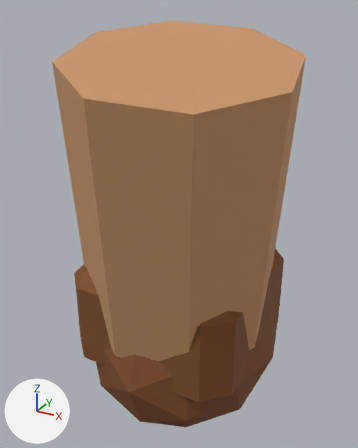
The glTF model assets/models/units/engineer/ForearmLeft.glb as it was, and as the next commit left it.
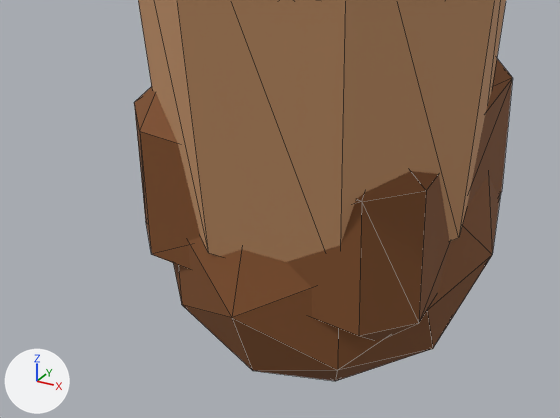
Each version is shown whole from a 50 mm lens placed at (0.147, -0.27, 0.028), pointed at (-0.024, 0.042, -0.128), then close up on the part from 0% to 87% of the width and 48% to 100% of the height. The axes (+X, +Y, +Z) are drawn at lower left. The lights are the same throughout. The older version's two pictures come first. The close-ups show mesh edges as thin lines. Vertices at exactly the same position are counted once.

Objects in the first close-up: 'Sculpture'.
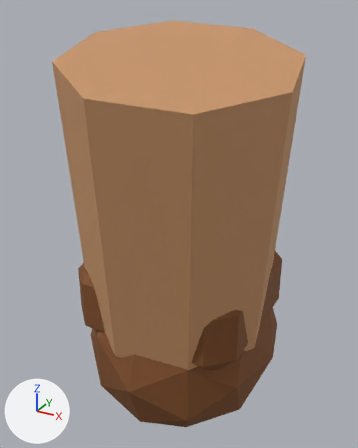
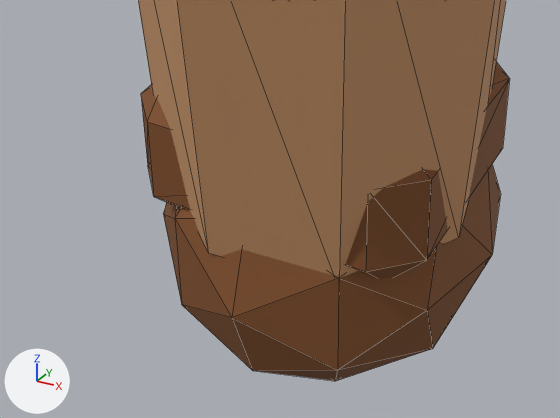
What differs and where, as boxes (x1, y1, x2, y2) in the close-ups (560 x 418 px; the box of a moved part takes in the faces that stretch with it):
'Sculpture', reshaped
    before: (134, 0, 512, 381)
    after: (138, 0, 510, 381)
part 1 of me_sculpture, moved or reshaped
    before: (134, 59, 512, 341)
    after: (141, 62, 510, 279)

What the commit changed:
me_sculpture has 84 vertices, 156 faces and spans x -0.106..0.073, y -0.072..0.145, z -0.313..0.019.
me_sculpture is used by ob_sculpture; location (0.0, 0.0, 0.0).
Before the commit, vertices of me_sculpture: 18 (-0.095, 0.1, -0.232), 19 (-0.077, 0.118, -0.232), 20 (-0.077, 0.1, -0.25), 21 (-0.077, -0.022, -0.168) at pixel (139, 131), 22 (-0.077, -0.004, -0.15).
Before the commit, vertices of me_sculpture: 23 (-0.095, -0.004, -0.168) at pixel (134, 102), 24 (0.045, 0.1, -0.168) at pixel (512, 77), 25 (0.027, 0.118, -0.168), 26 (0.027, 0.1, -0.15), 27 (-0.077, 0.118, -0.168).
Before the commit, vertices of me_sculpture: 28 (-0.095, 0.1, -0.168), 29 (-0.077, 0.1, -0.15), 30 (0.027, -0.022, -0.168) at pixel (361, 201), 31 (0.045, -0.004, -0.168) at pixel (426, 190), 32 (0.027, -0.004, -0.15).
Before the commit, vertices of me_sculpture: 33 (0.027, -0.004, -0.25), 34 (0.045, -0.004, -0.232) at pixel (418, 323), 35 (0.027, -0.022, -0.232) at pixel (358, 336), 36 (-0.077, -0.022, -0.232) at pixel (151, 254), 37 (-0.095, -0.004, -0.232) at pixel (145, 221).
Before the commit, vertices of me_sculpture: 38 (-0.077, -0.004, -0.25), 39 (0.027, 0.1, -0.25), 40 (0.027, 0.118, -0.232), 41 (0.045, 0.1, -0.232) at pixel (501, 191).
Part 1, on me_sculpture:
Vertices 24 to 29 of me_sculpture move by (0.0, -0.005, 0.002).
Vertices 18, 19, 20, 39, 40, 41 of me_sculpture move by (0.0, -0.005, 0.028).
Vertices 21, 22, 23, 30, 31, 32 of me_sculpture move by (0.0, 0.005, 0.002).
Vertices 33 to 38 of me_sculpture move by (0.0, 0.005, 0.028).
